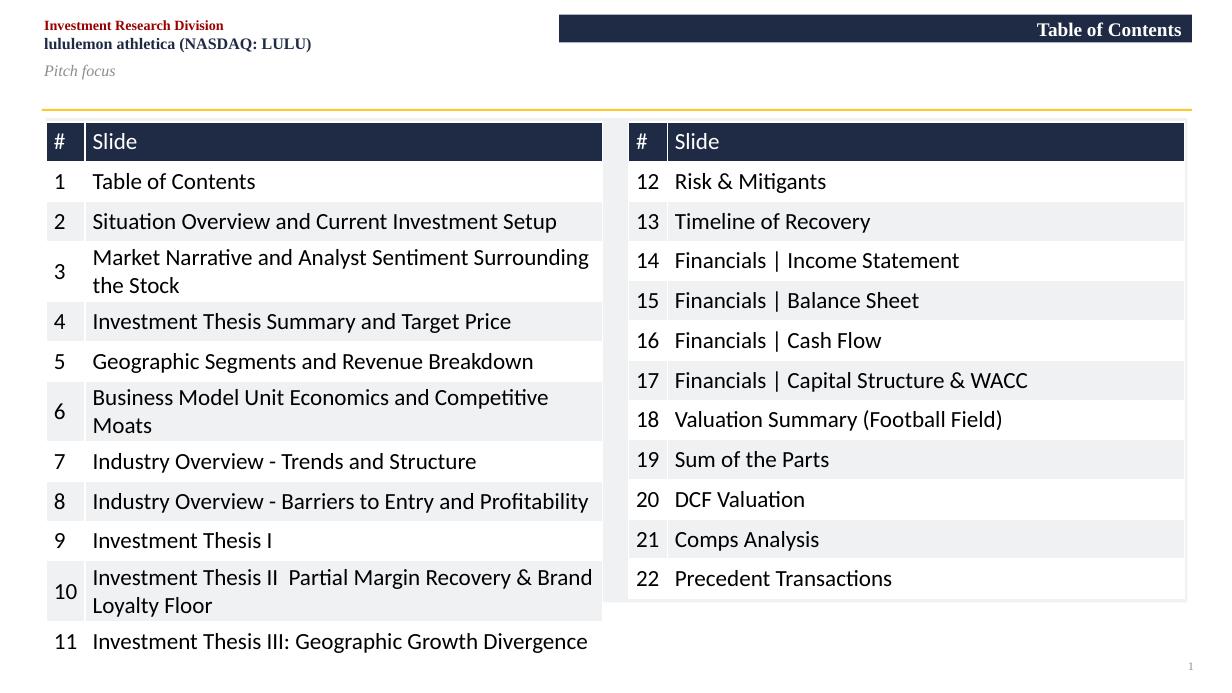
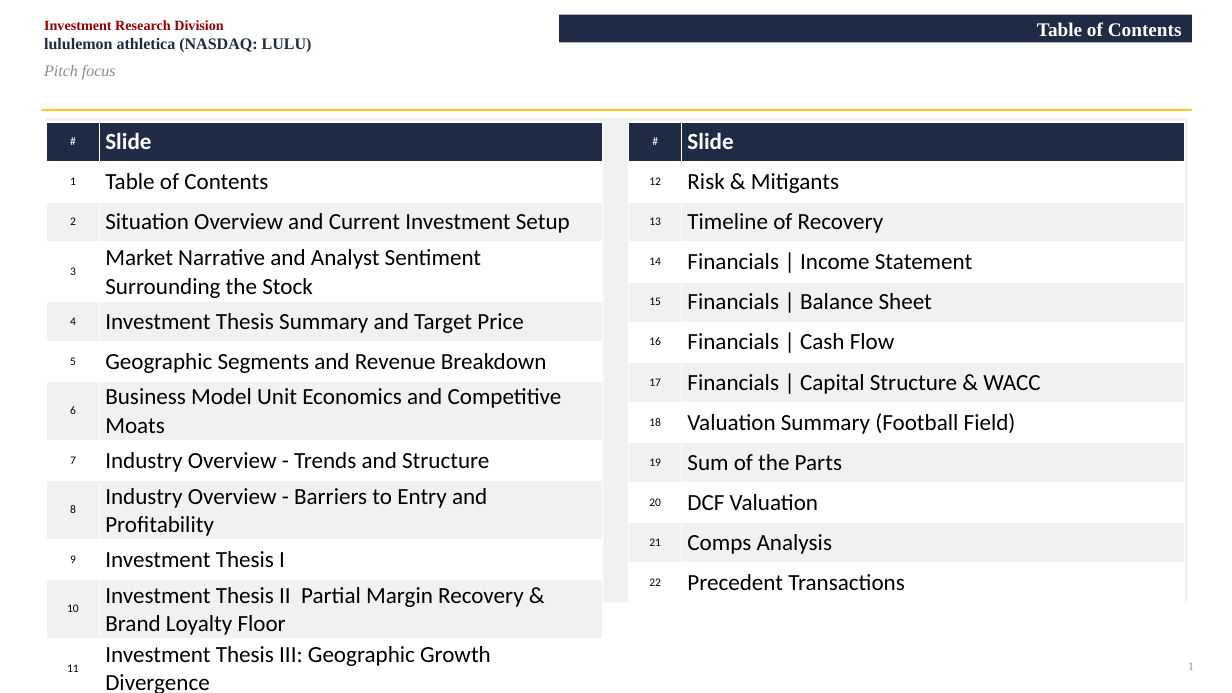
Before and after one commit to vengeanceaiUSC/RM, a slide deck: slide 1 of LULU/LULU_Investment_Pitch_Deck.pptx. Drawn at 1232x693 pixels with LibreOffice and Linux fonts; fonts in the diff are those of the drawing. Boxes give left, top, right and bottom in pixels: in the first picture for what was removed or moved away, otherwise in the second. Text is boxed around its words. In the diff, an @@ line names an element or a change of style, - is before the commit and + after.

```diff
--- a/LULU/LULU_Investment_Pitch_Deck.pptx
+++ b/LULU/LULU_Investment_Pitch_Deck.pptx
@@ table at [46,122,603,693] @@
@@ size 18 to 9 pt in "#", "1", "2", "3" and 8 more places @@
@@ bold on in "Slide" @@
@@ alignment left to centre @@
@@ table at [628,122,1185,603] @@
@@ size 18 to 9 pt in "#", "12", "13", "14" and 8 more places @@
@@ bold on in "Slide" @@
@@ alignment left to centre @@
```
Also in this commit, not shown: 2 other files.
